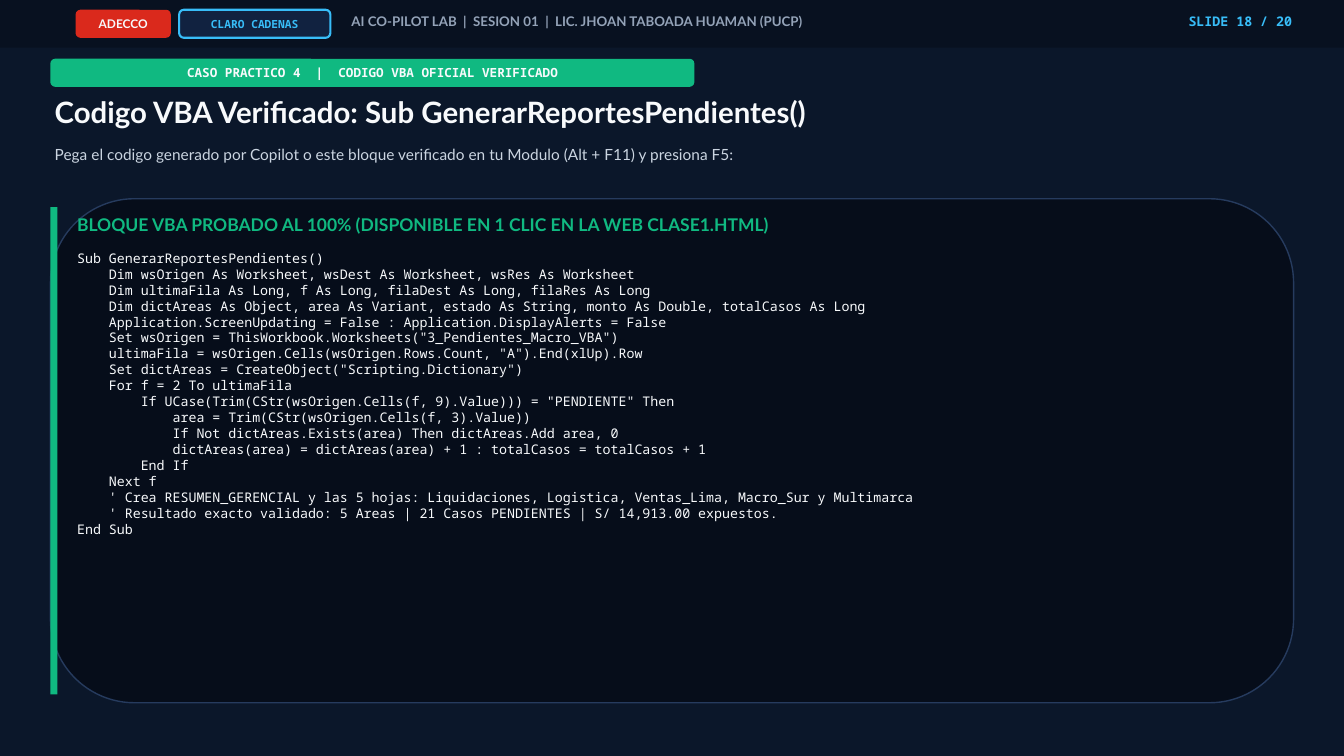
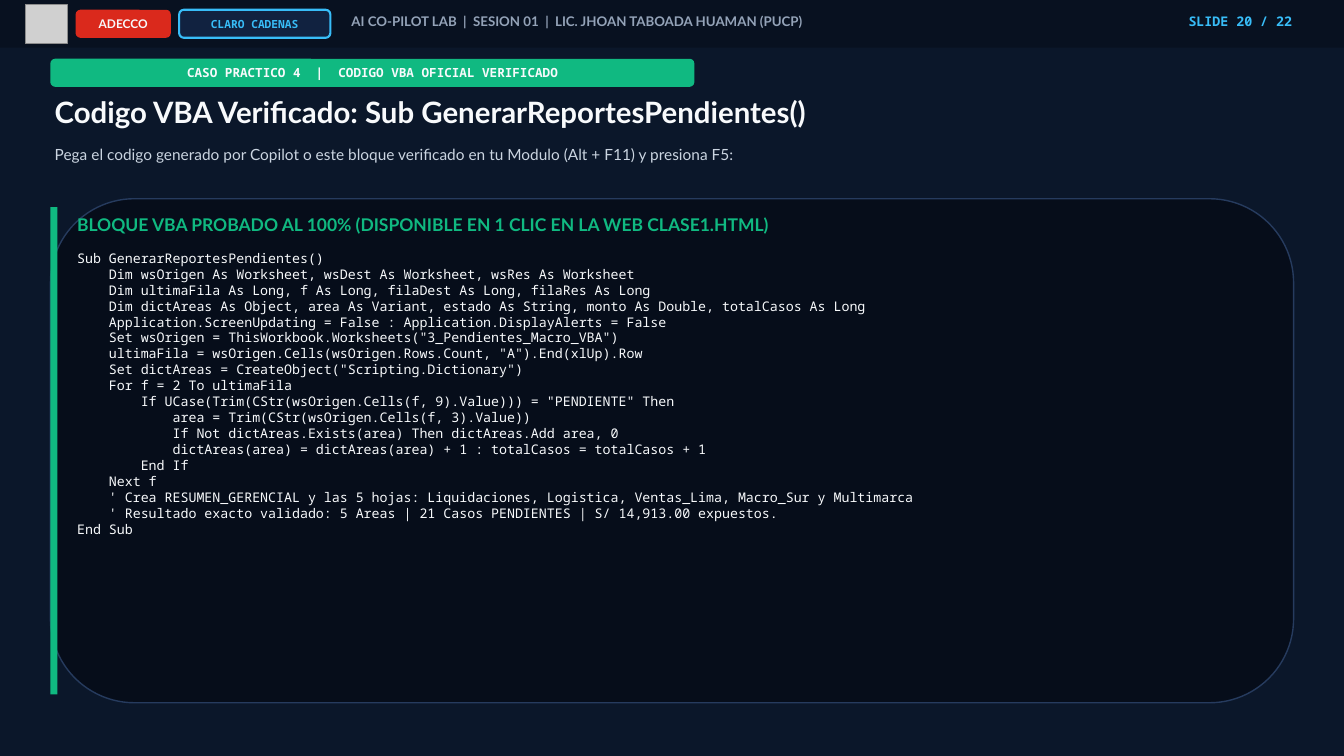
Before and after one commit to jhoan202012/programa-ia-adecco-2026, a slide deck: slide 20 of Clase_01_Adecco_AI_Copilot_Lab.pptx (slide 18 before the commit). Drawn at 1344x756 pixels with LibreOffice and Linux fonts; fonts in the diff are those of the drawing; grey boxes stand for pictures. Boxes give left, top, right and bottom in pixels: in the first picture for what was removed or moved away, otherwise in the second. Text is boxed around its words. In the diff, an @@ line names an element or a change of style, - is before the commit and + after.

```diff
--- a/Clase_01_Adecco_AI_Copilot_Lab.pptx
+++ b/Clase_01_Adecco_AI_Copilot_Lab.pptx
@@ picture added at (25, 4, 68, 43) @@
@@ text at (1189, 16, 1292, 26): text changed @@
-SLIDE 18 / 20
+SLIDE 20 / 22
```
Also in this commit, not shown: 19 other slides changed, 2 slides added, 2 other files.
